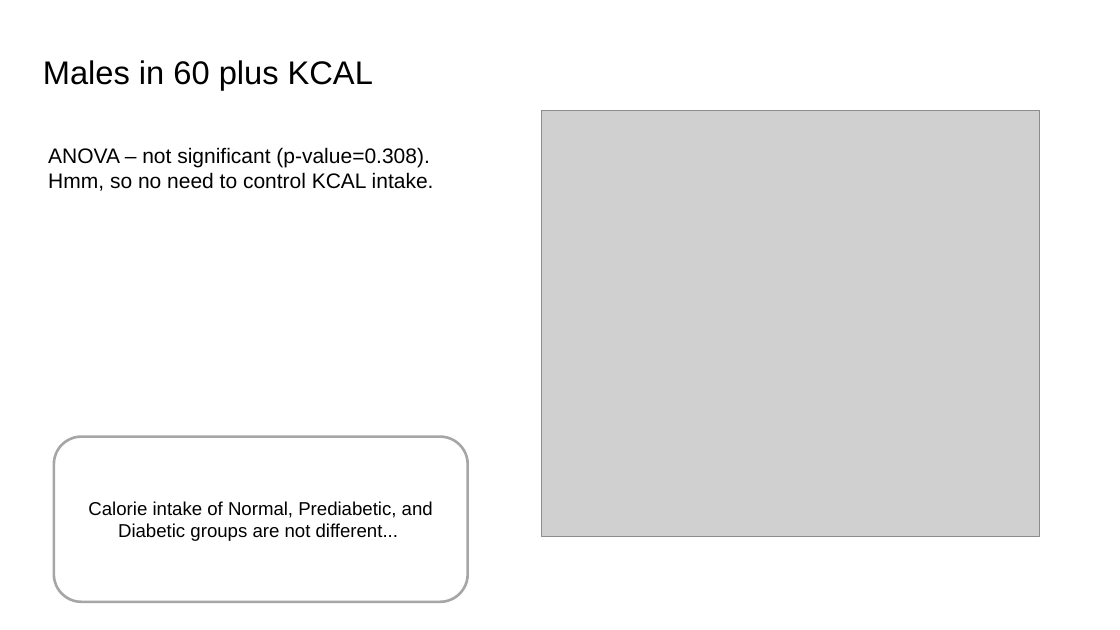
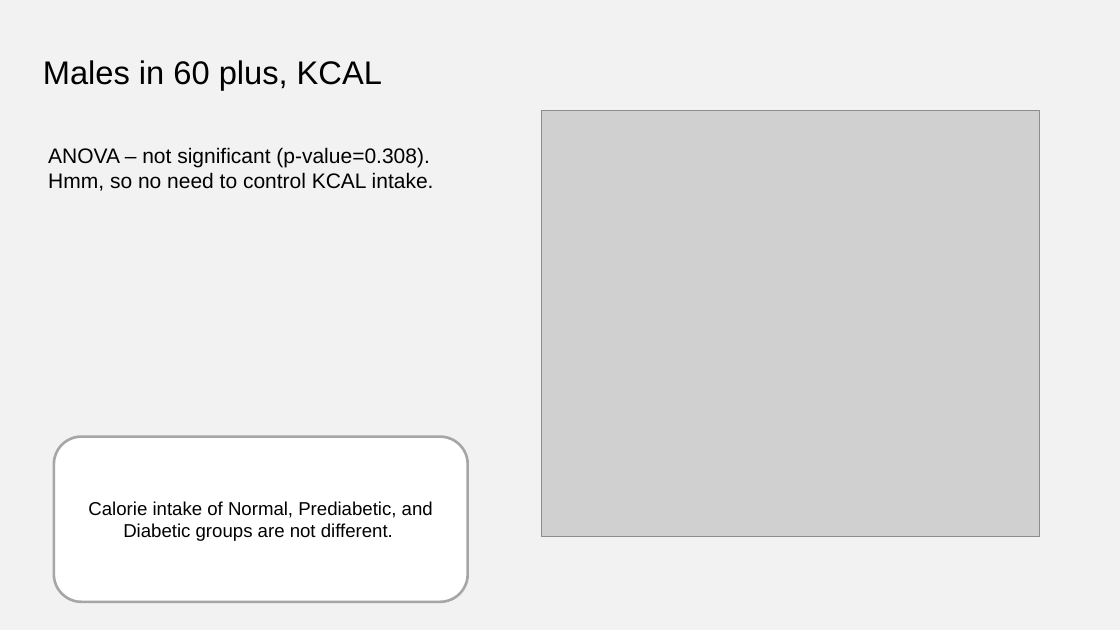
Before and after one commit to computational-nutrition-lab/dietary_patterns, a slide deck: slide 20 of eg_data/NHANES/Laboratory_data/Ordination/Ordination summary.pptx. Drawn at 1120x630 pixels with LibreOffice and Linux fonts; fonts in the diff are those of the drawing; grey boxes stand for pictures. Boxes give left, top, right and bottom in pixels: in the first picture for what was removed or moved away, otherwise in the second. Text is boxed around its words. In the diff, an @@ line names an element or a change of style, - is before the commit and + after.

```diff
--- a/eg_data/NHANES/Laboratory_data/Ordination/Ordination summary.pptx
+++ b/eg_data/NHANES/Laboratory_data/Ordination/Ordination summary.pptx
@@ background #FFFFFF to #F2F2F2 @@
@@ title at [43, 60, 382, 89]: text changed @@
-Males in 60 plus KCAL
+Males in 60 plus, KCAL
@@ text in rounded rectangle at [88, 501, 433, 541]: text changed @@
-Calorie intake of Normal, Prediabetic, and Diabetic groups are not different...
+Calorie intake of Normal, Prediabetic, and Diabetic groups are not different.
```
Also in this commit, not shown: 27 other slides changed, 1 slide added, 59 other files.
